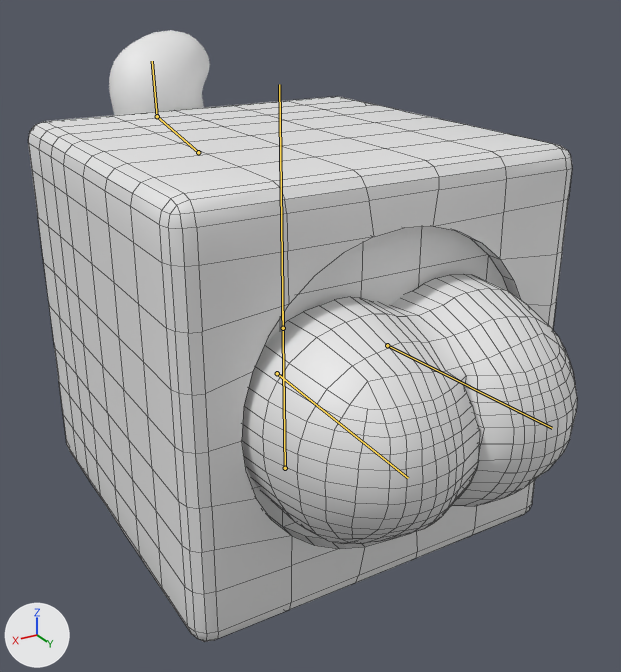
Two versions of the FBX model Assets/Visual/Models/Character Models/PlayerCharacter.fbx, one commit apart.
Rendered twice from a camera (50 mm lens) standing at (0.97, 1.75, 0.814) and looking at (-0.006, 0.123, 0.0). The axes (+X, +Y, +Z) are drawn at lower left. The lights are the same throughout. Both versions are drawn at frame 3 of the action 'Armature.007|Fart Toot'; the numbers are the values there. The bones that bend it are drawn over the model as lines. Mesh edges are drawn as thin lines on the coarser meshes.

Names of what the first picture shows: 'Body', 'Butt Retopologized.001', 'Hair Retopo.001'.
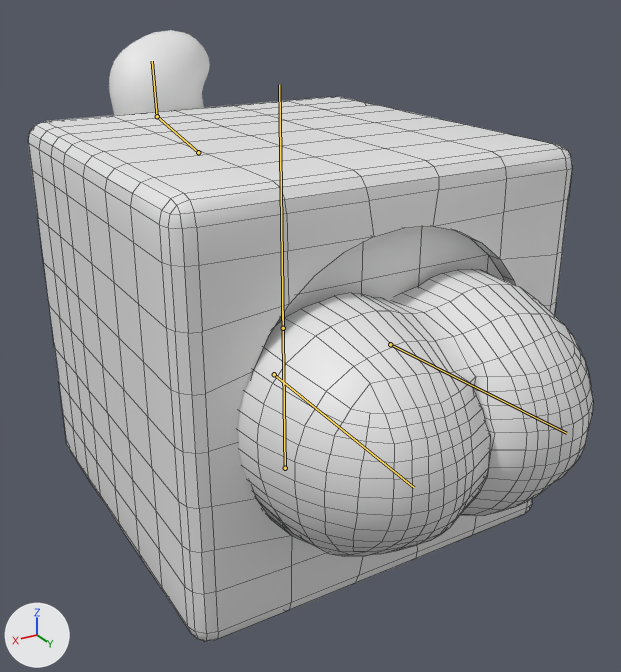
What differs and where, as boxes (x1, y1, x2, y2) in the pictures (621 x 672 px):
'Butt Retopologized.001', posed (6% taller)
    before: (242, 274, 577, 544)
    after: (238, 269, 593, 556)
bone 'Bone.L.001', root to tip
    before: (277, 373) to (408, 478)
    after: (274, 374) to (414, 487)
bone 'Bone.R.001', root to tip
    before: (387, 345) to (552, 428)
    after: (390, 344) to (566, 433)

The change in detail:
Bone 'Bone.L.001' (bone_bone_l_001) moves from (0.0, 0.0, 0.0) to (0.0, 0.0, 0.008).
Bone 'Bone.L.001' (bone_bone_l_001) is rescaled from (0.91, 1.07, 0.91) to (0.96, 1.13, 0.96).
Bone 'Bone.R.001' (bone_bone_r_001) moves from (0.0, 0.0, 0.0) to (0.0, 0.0, 0.008).
Bone 'Bone.R.001' (bone_bone_r_001) is rescaled from (0.91, 1.07, 0.91) to (0.96, 1.13, 0.96).
